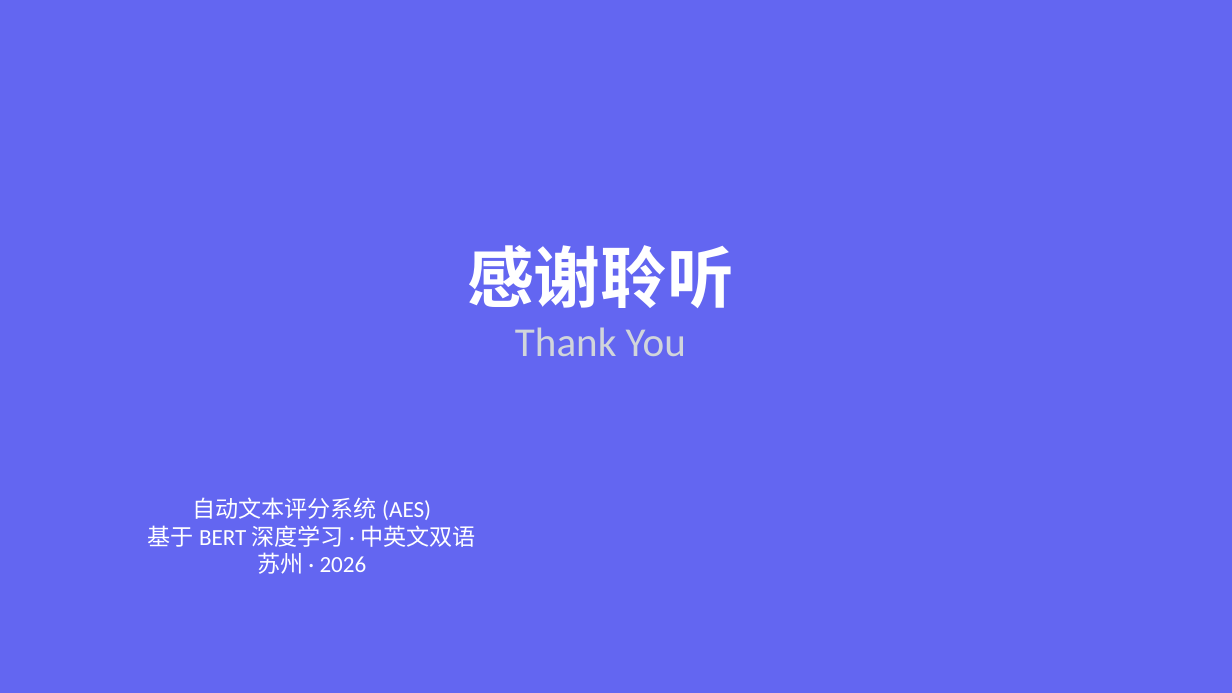
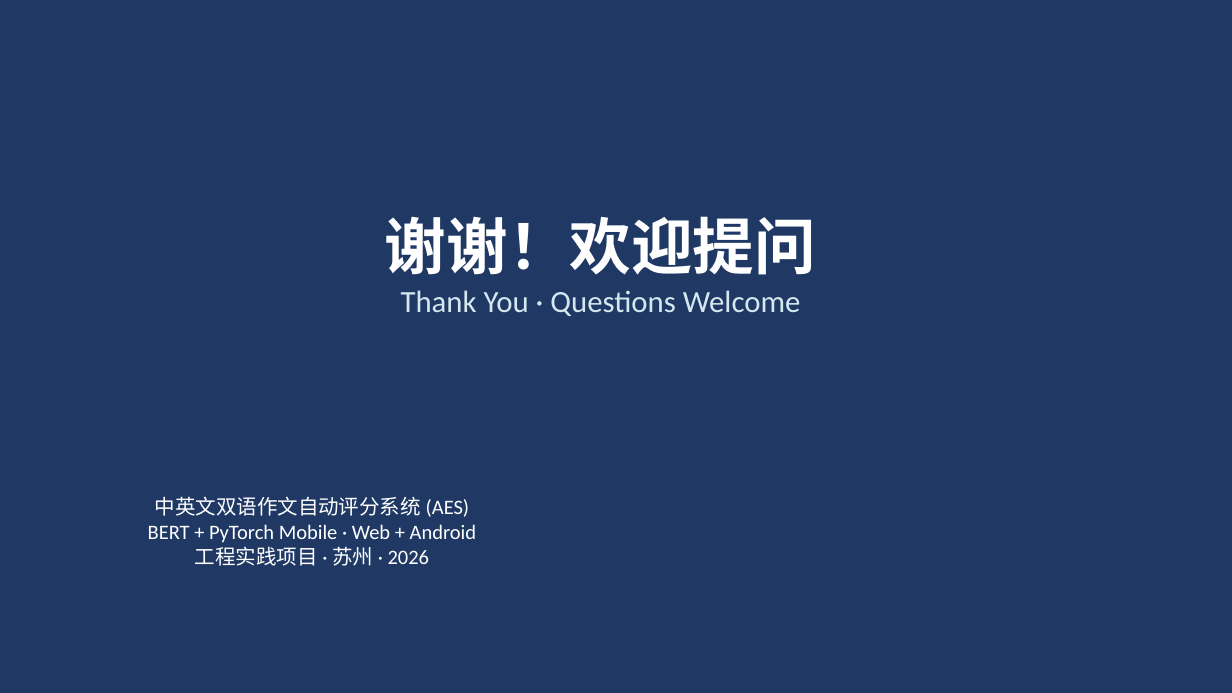
Before and after one commit to Dearsilly/lab, a slide deck: slide 13 of doc/AES_答辩PPT.pptx. Drawn at 1232x693 pixels with LibreOffice and Linux fonts; fonts in the diff are those of the drawing. Boxes give left, top, right and bottom in pixels: in the first picture for what was removed or moved away, otherwise in the second. Text is boxed around its words. In the diff, an @@ line names an element or a change of style, - is before the commit and + after.

Commit message:
docs: add defense Word report and PPT with Android content

```diff
--- a/doc/AES_答辩PPT.pptx
+++ b/doc/AES_答辩PPT.pptx
@@ background #6366F1 to #1F3864 @@
@@ text at bbox=[385, 216, 816, 316]: text changed; size 32 to 24 pt; text colour #D1D5DB to #D5E8F0 @@
-感谢聆听
-Thank You
+谢谢！欢迎提问
+Thank You · Questions Welcome
@@ text at bbox=[148, 496, 476, 566]: text changed; size 18 to 16 pt @@
-自动文本评分系统 (AES)
-基于 BERT 深度学习 · 中英文双语
-苏州 · 2026
+中英文双语作文自动评分系统 (AES)
+BERT + PyTorch Mobile · Web + Android
+工程实践项目 · 苏州 · 2026
```
Also in this commit, not shown: 8 other slides changed, 4 slides added, 4 slides removed, 3 other files.
